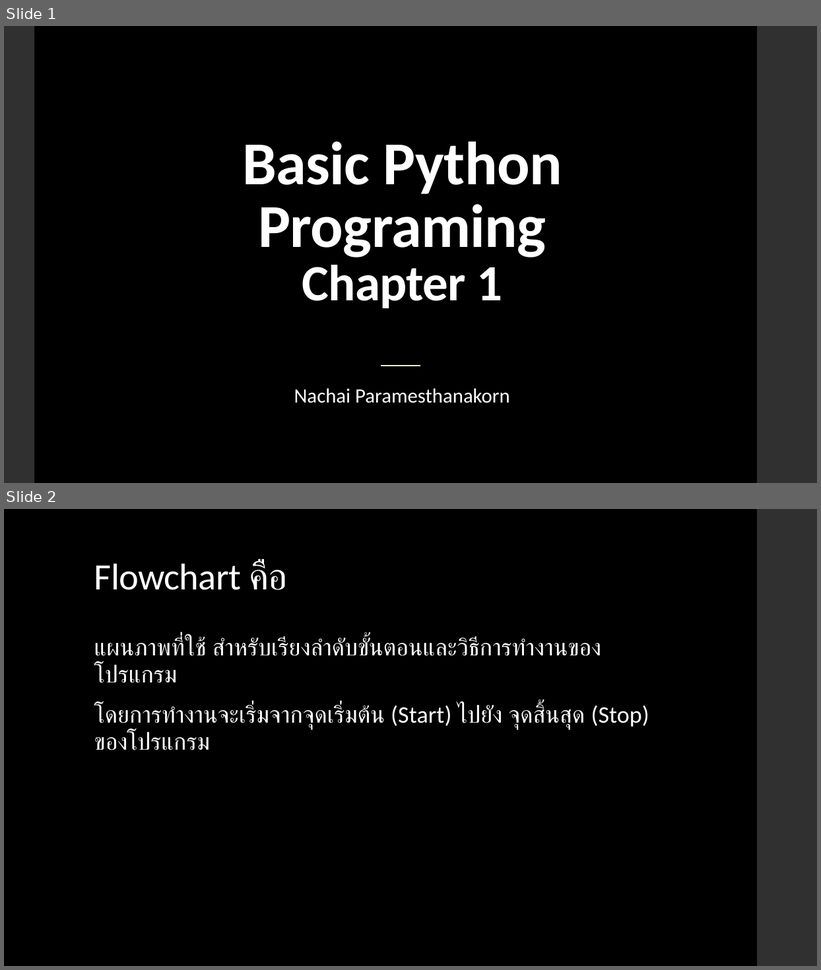
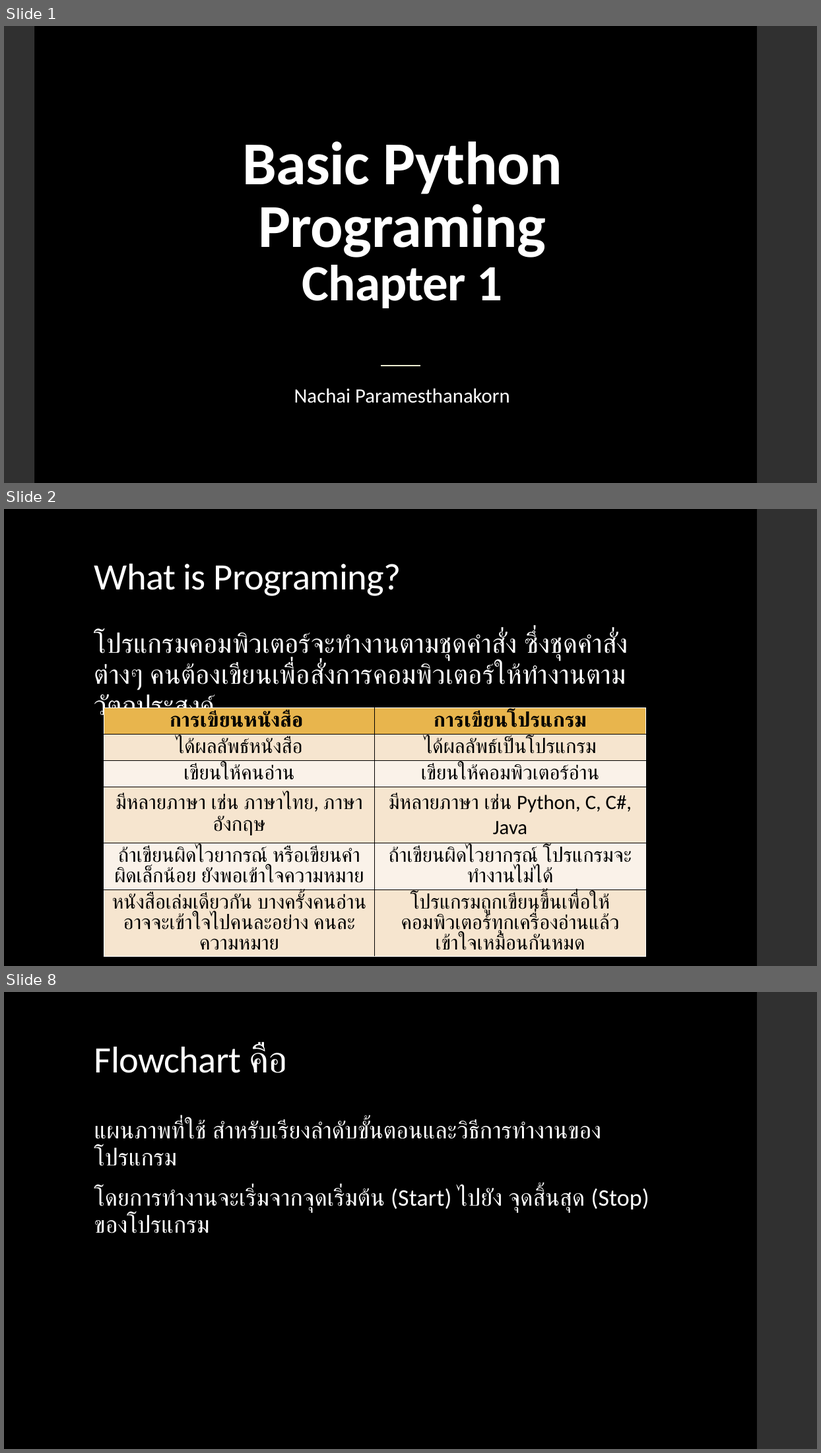
Before and after one commit to NaPryder/Basic-Python-101, a slide deck: Chapter 1/Chapter 1.pptx. Shown one above the other, each under a label of ours: slides 1 and 2 before the commit, slides 1, 2 and 8 after it; the slides between them are not shown. The pictures are 821x970 and 821x1453 pixels, drawn with LibreOffice and Linux fonts; fonts in the diff are those of the drawing. Boxes give left, top, right and bottom in pixels: in the first picture for what was removed or moved away, otherwise in the second. Text is boxed around its words. In the diff, an @@ line names an element or a change of style, - is before the commit and + after.

```diff
--- a/Chapter 1/Chapter 1.pptx
+++ b/Chapter 1/Chapter 1.pptx
@@ slide 2 added at bbox=[4, 509, 817, 966], background #000000; not listed: 1 template element that a slide beside it also shows @@
@@ title added at bbox=[94, 563, 401, 596], 44 pt, text #FFFFFF @@
+What is Programing?
@@ text added at bbox=[94, 632, 628, 722], 32 pt, text #FFFFFF @@
+โปรแกรมคอมพิวเตอร์จะทำงานตามชุดคำสั่ง ซึ่งชุดคำสั่งต่างๆ คนต้องเขียนเพื่อสั่งการคอมพิวเตอร์ให้ทำงานตามวัตถุประสงค์
@@ table added at bbox=[104, 708, 646, 953], 6 rows, 2 columns @@
+การเขียนหนังสือ | การเขียนโปรแกรม
+ได้ผลลัพธ์หนังสือ | ได้ผลลัพธ์เป็นโปรแกรม
+เขียนให้คนอ่าน | เขียนให้คอมพิวเตอร์อ่าน
+มีหลายภาษา เช่น ภาษาไทย, ภาษาอังกฤษ | มีหลายภาษา เช่น Python, C, C#, Java
+ถ้าเขียนผิดไวยากรณ์ หรือเขียนคำผิดเล็กน้อย ยังพอเข้าใจความหมาย | ถ้าเขียนผิดไวยากรณ์ โปรแกรมจะทำงานไม่ได้
+หนังสือเล่มเดียวกัน บางครั้งคนอ่านอาจจะเข้าใจไปคนละอย่าง คนละความหมาย | โปรแกรมถูกเขียนขึ้นเพื่อให้คอมพิวเตอร์ทุกเครื่องอ่านแล้วเข้าใจเหมือนกันหมด
@@ what was slide 2 is now slide 8 @@
```
Also in this commit, not shown: 7 other slides added, 3 other files.
